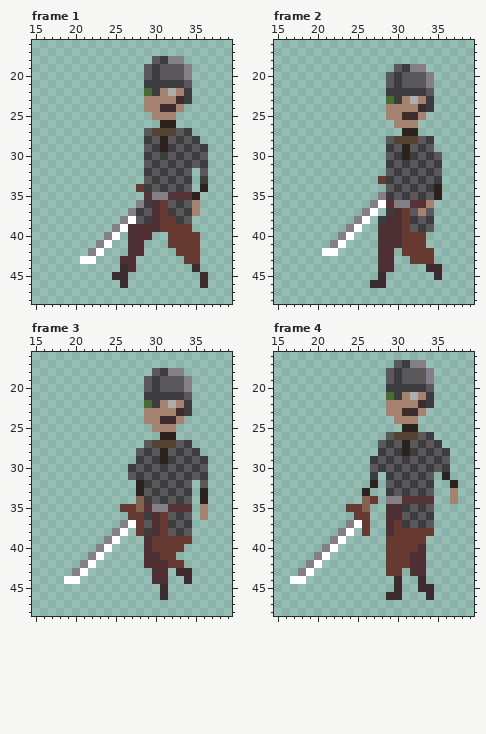
A pixel-art file gets an edit: assets/aseprite/human_downscale_walk.ase. The first picture shows the starting point.
64x64 pixels, 8 frames. Colours within 5 levels of each other are drawn and written as one. Shown: frame 1: x 15..39, y 16..48; frame 2: x 15..39, y 16..48; frame 3: x 15..39, y 16..48; frame 4: x 15..39, y 16..48. The commit also changed other frames, which this record leaves out.
New version:
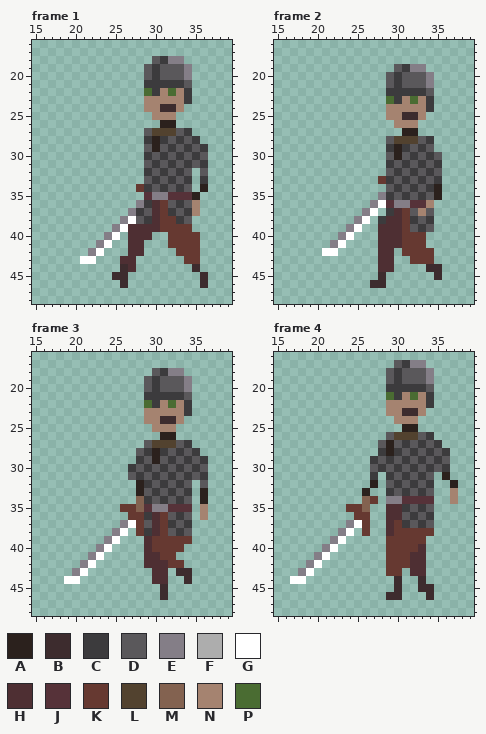
Palette (. is transparent): A #2b211d  B #3d2c2e  C #3c3b3d  D #5a585b  E #847e87  F #adadad  G #ffffff  H #4e2f33  J #563239  K #663931  L #52422f  M #836250  N #a58370  P #4a6c32
Change:
{"change": "layer \"head/faces/face_2\" now hidden"}
{"where": "frame 1"}
{"frame":1,"y":22,"x":32,"old":"F","new":"P"}
{"frame":1,"y":23,"x":33,"old":"B","new":"N"}
{"frame":1,"y":28,"x":30,"old":"DA","new":"AC"}
{"frame":1,"y":29,"x":30,"old":"CA","new":"AD"}
{"where": "frame 2"}
{"frame":2,"y":23,"x":32,"old":"F","new":"P"}
{"frame":2,"y":24,"x":33,"old":"B","new":"N"}
{"frame":2,"y":29,"x":30,"old":"DA","new":"AC"}
{"frame":2,"y":30,"x":30,"old":"CA","new":"AD"}
{"where": "frame 3"}
{"frame":3,"y":22,"x":32,"old":"F","new":"P"}
{"frame":3,"y":23,"x":33,"old":"B","new":"N"}
{"frame":3,"y":28,"x":30,"old":"DA","new":"AC"}
{"frame":3,"y":29,"x":30,"old":"CA","new":"AD"}
{"where": "frame 4"}
{"frame":4,"y":21,"x":32,"old":"F","new":"P"}
{"frame":4,"y":22,"x":33,"old":"B","new":"N"}
{"frame":4,"y":27,"x":29,"old":"C","new":"A"}
{"frame":4,"y":27,"x":31,"old":"A","new":"C"}
{"frame":4,"y":28,"x":29,"old":"D","new":"A"}
{"frame":4,"y":28,"x":31,"old":"A","new":"D"}
{"label":"changed","picture_box":[168,88,184,104]}
{"label":"changed","picture_box":[152,136,168,152]}
{"label":"changed","picture_box":[410,96,426,112]}
{"label":"changed","picture_box":[394,144,410,160]}
{"label":"changed","picture_box":[168,400,184,416]}
{"label":"changed","picture_box":[152,448,168,464]}
{"label":"changed","picture_box":[386,392,426,456]}
